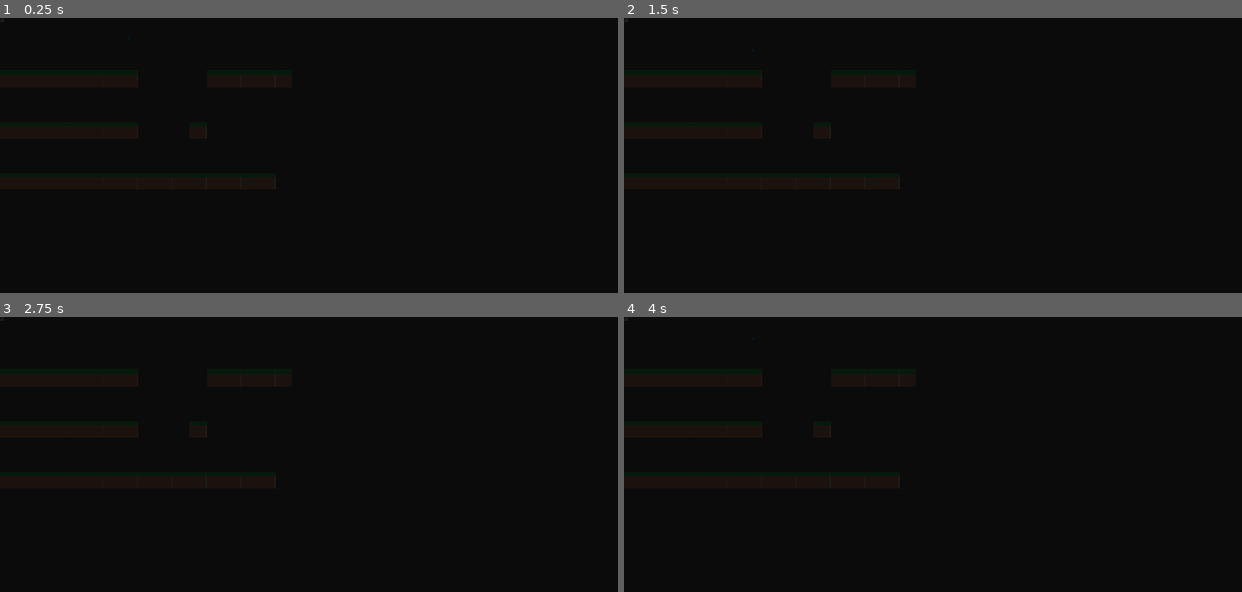
Above: before the commit, frames 1-4 (two rows, left to right).
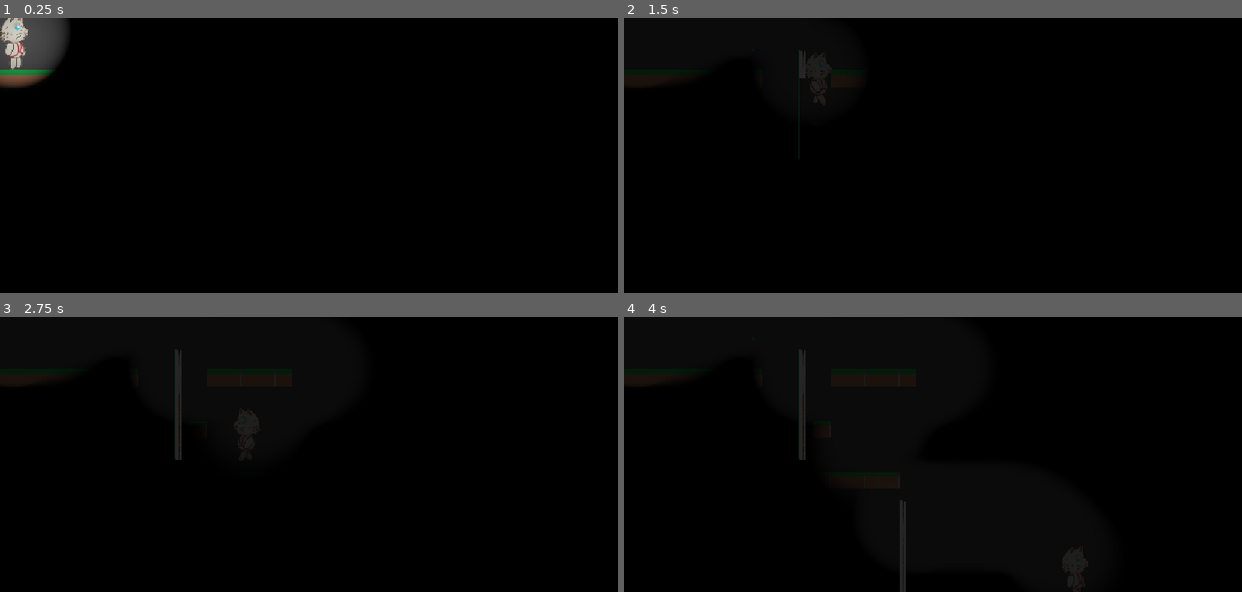
Above: after the commit, the same moments.

Repository: Mad2F/GameJam_2025
Game: Godot game, scene res://Game/Levels/Level0.tscn
Same seed, same stepped clock (60 frames per second), same inputs: the game is played once before the commit and once after it. Sound files missing from this copy of the repository are replaced by a short silence.
Inputs (mouse positions are in pixels of both pictures, inside the frame that each line leads up to):
- Up to frame 1 (0.25 s): no input
- Up to frame 2 (1.5 s): tap Enter (enter) at 0.5 s; move the mouse to (1068, 141) at 0.52 s; hold Right (move_right) from 0.53 s (still down); tap C (climb) at 0.6, 1.35 s; tap Space (move_jump) at 0.77 s; move the mouse to (809, 169) at 1.27 s
- Up to frame 3 (2.75 s): tap Space (move_jump) at 1.52 s; move the mouse to (370, 394) at 2.02 s; release Right (move_right) at 2.03 s; hold Left (move_left) from 2.03 s (still down); hold Enter (enter) from 2.03 s (still down); tap C (climb) at 2.3 s
- Up to frame 4 (4 s): move the mouse to (902, 509) at 2.77 s; release Left (move_left) at 2.78 s; release Enter (enter) at 2.78 s; hold Right (move_right) from 2.78 s (still down); tap C (climb) at 2.85, 3.6 s; tap Space (move_jump) at 3.02, 3.77 s; move the mouse to (1118, 495) at 3.52 s

The runs differ from the first frame. In frame 1, 8.2% of the frame differs, in the area x 0-48%, y 0-63%; in frame 2, 5.3%; in frame 3, 4.8%; in frame 4, 4.4%.
Error before the commit: Parse Error: Could not preload resource file "res://Game/player.tscn". (res://Game/LevelsComponents/PlayerPhysics.gd:3)
Error after the commit: Attempt to call function 'stop' in base 'null instance' on a null instance. (res://Game/player.gd:129)

Commit message:
svp faites que ça marche

Diff:
--- a/Game/player.tscn
+++ b/Game/player.tscn
@@ -1,133 +1,204 @@
-[gd_scene load_steps=27 format=3 uid="uid://cn63x1sm4k445"]
+[gd_scene load_steps=37 format=3 uid="uid://dgk3j14qj66fo"]
 
 [ext_resource type="Script" uid="uid://c6ly5svc3dstr" path="res://Game/player.gd" id="1_h4tjw"]
-[ext_resource type="Texture2D" uid="uid://bdjfc1y34e4l8" path="res://Game/resources/sprites_player/climb.JPG" id="2_0c3g1"]
-[ext_resource type="Texture2D" uid="uid://b0c4pkk782nth" path="res://Game/resources/sprites_player/idle.JPG" id="3_c5leg"]
-[ext_resource type="Texture2D" uid="uid://d3jllj8s76t5x" path="res://Game/resources/sprites_player/jump.jpg" id="4_c5leg"]
-[ext_resource type="Texture2D" uid="uid://bqvbkimvc4lxb" path="res://Game/resources/sprites_player/walk.JPG" id="4_oyrjc"]
-[ext_resource type="AudioStream" uid="uid://dvohl471wv1lt" path="res://Game/resources/audio/fall.ogg" id="6_oyrjc"]
-[ext_resource type="AudioStream" uid="uid://d2epxa4d4rxob" path="res://Game/resources/audio/step.ogg" id="7_ltdye"]
-[ext_resource type="AudioStream" uid="uid://dddhp6iit4nsk" path="res://Game/resources/audio/rope_under_tension.ogg" id="8_wxy0c"]
+[ext_resource type="Texture2D" uid="uid://bgogyjqupyml3" path="res://Game/resources/sprites_player/sprites-climbing.png" id="2_oyrjc"]
+[ext_resource type="Texture2D" uid="uid://dwhxf45jq7v74" path="res://Game/resources/sprites_player/sprites-climbing-idle.png" id="3_ltdye"]
+[ext_resource type="Texture2D" uid="uid://fqfd2lem0kw2" path="res://Game/resources/sprites_player/sprites-jump.png" id="4_wxy0c"]
+[ext_resource type="Texture2D" uid="uid://bcsb3e4n7tokm" path="res://Game/resources/sprites_player/sprite-walking.png" id="5_ltdye"]
+[ext_resource type="PackedScene" uid="uid://ddpidf15dw3w6" path="res://Game/Rope_Area.tscn" id="6_oyrjc"]
+[ext_resource type="Texture2D" uid="uid://slhbrjehhde1" path="res://Game/resources/sprites_player/sprites-idle.png" id="6_wxy0c"]
+[ext_resource type="PackedScene" uid="uid://m08mibsg58x0" path="res://Game/Objects/LightSource.tscn" id="7_ltdye"]
 
 [sub_resource type="RectangleShape2D" id="RectangleShape2D_5gpxt"]
-size = Vector2(20, 40)
-
-[sub_resource type="AtlasTexture" id="AtlasTexture_ltdye"]
-atlas = ExtResource("2_0c3g1")
-region = Rect2(2, 0, 24, 48)
+size = Vector2(49, 98)
+
+[sub_resource type="AtlasTexture" id="AtlasTexture_oah4x"]
+atlas = ExtResource("2_oyrjc")
+region = Rect2(43, 0, 160, 256)
+
+[sub_resource type="AtlasTexture" id="AtlasTexture_oyn4x"]
+atlas = ExtResource("2_oyrjc")
+region = Rect2(203, 0, 160, 256)
+
+[sub_resource type="AtlasTexture" id="AtlasTexture_55vsq"]
+atlas = ExtResource("2_oyrjc")
+region = Rect2(363, 0, 160, 256)
+
+[sub_resource type="AtlasTexture" id="AtlasTexture_uan04"]
+atlas = ExtResource("2_oyrjc")
+region = Rect2(523, 0, 160, 256)
+
+[sub_resource type="AtlasTexture" id="AtlasTexture_i0ihy"]
+atlas = ExtResource("3_ltdye")
+region = Rect2(43, 0, 160, 256)
+
+[sub_resource type="AtlasTexture" id="AtlasTexture_dgdgw"]
+atlas = ExtResource("3_ltdye")
+region = Rect2(203, 0, 160, 256)
+
+[sub_resource type="AtlasTexture" id="AtlasTexture_x8ega"]
+atlas = ExtResource("3_ltdye")
+region = Rect2(363, 0, 160, 256)
+
+[sub_resource type="AtlasTexture" id="AtlasTexture_c8p8j"]
+atlas = ExtResource("3_ltdye")
+region = Rect2(523, 0, 160, 256)
+
+[sub_resource type="AtlasTexture" id="AtlasTexture_fue66"]
+atlas = ExtResource("4_wxy0c")
+region = Rect2(10, 0, 160, 256)
+
+[sub_resource type="AtlasTexture" id="AtlasTexture_f73ik"]
+atlas = ExtResource("4_wxy0c")
+region = Rect2(170, 0, 160, 256)
+
+[sub_resource type="AtlasTexture" id="AtlasTexture_x5yi1"]
+atlas = ExtResource("4_wxy0c")
+region = Rect2(330, 0, 160, 256)
+
+[sub_resource type="AtlasTexture" id="AtlasTexture_rhdce"]
+atlas = ExtResource("4_wxy0c")
+region = Rect2(490, 0, 160, 256)
+
+[sub_resource type="AtlasTexture" id="AtlasTexture_i0ocv"]
+atlas = ExtResource("4_wxy0c")
+region = Rect2(650, 0, 160, 256)
+
+[sub_resource type="AtlasTexture" id="AtlasTexture_pnbr7"]
+atlas = ExtResource("4_wxy0c")
+region = Rect2(810, 0, 160, 256)
 
 [sub_resource type="AtlasTexture" id="AtlasTexture_wxy0c"]
-atlas = ExtResource("2_0c3g1")
-region = Rect2(26, 0, 24, 48)
-
-[sub_resource type="AtlasTexture" id="AtlasTexture_oah4x"]
-atlas = ExtResource("2_0c3g1")
-region = Rect2(50, 0, 24, 48)
-
-[sub_resource type="AtlasTexture" id="AtlasTexture_oyn4x"]
-atlas = ExtResource("2_0c3g1")
-region = Rect2(74, 0, 24, 48)
-
-[sub_resource type="AtlasTexture" id="AtlasTexture_oyrjc"]
-atlas = ExtResource("4_c5leg")
-region = Rect2(0, 0, 26, 58)
-
-[sub_resource type="AtlasTexture" id="AtlasTexture_x5yi1"]
-atlas = ExtResource("4_c5leg")
-region = Rect2(35, 0, 26, 58)
-
-[sub_resource type="AtlasTexture" id="AtlasTexture_rhdce"]
-atlas = ExtResource("4_c5leg")
-region = Rect2(105, 0, 26, 58)
-
-[sub_resource type="AtlasTexture" id="AtlasTexture_x8ega"]
-atlas = ExtResource("4_oyrjc")
-region = Rect2(0, 0, 24, 50)
-
-[sub_resource type="AtlasTexture" id="AtlasTexture_c8p8j"]
-atlas = ExtResource("4_oyrjc")
-region = Rect2(24, 0, 24, 50)
-
-[sub_resource type="AtlasTexture" id="AtlasTexture_fue66"]
-atlas = ExtResource("4_oyrjc")
-region = Rect2(48, 0, 24, 50)
-
-[sub_resource type="AtlasTexture" id="AtlasTexture_f73ik"]
-atlas = ExtResource("4_oyrjc")
-region = Rect2(72, 0, 24, 50)
-
-[sub_resource type="AtlasTexture" id="AtlasTexture_55vsq"]
-atlas = ExtResource("3_c5leg")
-region = Rect2(1, 0, 24, 50)
-
-[sub_resource type="AtlasTexture" id="AtlasTexture_uan04"]
-atlas = ExtResource("3_c5leg")
-region = Rect2(25, 0, 24, 50)
-
-[sub_resource type="AtlasTexture" id="AtlasTexture_i0ihy"]
-atlas = ExtResource("3_c5leg")
-region = Rect2(49, 0, 24, 50)
-
-[sub_resource type="AtlasTexture" id="AtlasTexture_dgdgw"]
-atlas = ExtResource("3_c5leg")
-region = Rect2(73, 0, 24, 50)
+atlas = ExtResource("5_ltdye")
+region = Rect2(32, 0, 169, 256)
+
+[sub_resource type="AtlasTexture" id="AtlasTexture_q3p0d"]
+atlas = ExtResource("5_ltdye")
+region = Rect2(201, 0, 169, 256)
+
+[sub_resource type="AtlasTexture" id="AtlasTexture_qg03y"]
+atlas = ExtResource("5_ltdye")
+region = Rect2(370, 0, 169, 256)
+
+[sub_resource type="AtlasTexture" id="AtlasTexture_wmwp3"]
+atlas = ExtResource("5_ltdye")
+region = Rect2(539, 0, 169, 256)
+
+[sub_resource type="AtlasTexture" id="AtlasTexture_yu7p2"]
+atlas = ExtResource("5_ltdye")
+region = Rect2(708, 0, 169, 256)
+
+[sub_resource type="AtlasTexture" id="AtlasTexture_jd2lv"]
+atlas = ExtResource("5_ltdye")
+region = Rect2(877, 0, 169, 256)
+
+[sub_resource type="AtlasTexture" id="AtlasTexture_1v02h"]
+atlas = ExtResource("5_ltdye")
+region = Rect2(1046, 0, 169, 256)
+
+[sub_resource type="AtlasTexture" id="AtlasTexture_8uqo0"]
+atlas = ExtResource("5_ltdye")
+region = Rect2(1215, 0, 169, 256)
+
+[sub_resource type="AtlasTexture" id="AtlasTexture_47pij"]
+atlas = ExtResource("6_wxy0c")
+region = Rect2(42, 0, 160, 256)
+
+[sub_resource type="AtlasTexture" id="AtlasTexture_vwljm"]
+atlas = ExtResource("6_wxy0c")
+region = Rect2(202, 0, 160, 256)
+
+[sub_resource type="AtlasTexture" id="AtlasTexture_dc5xv"]
+atlas = ExtResource("6_wxy0c")
+region = Rect2(362, 0, 160, 256)
+
+[sub_resource type="AtlasTexture" id="AtlasTexture_n07e0"]
+atlas = ExtResource("6_wxy0c")
+region = Rect2(522, 0, 160, 256)
 
 [sub_resource type="SpriteFrames" id="SpriteFrames_5gpxt"]
 animations = [{
 "frames": [{
 "duration": 1.0,
-"texture": SubResource("AtlasTexture_ltdye")
-}, {
+"texture": SubResource("AtlasTexture_oah4x")
+}, {
+"duration": 1.0,
+"texture": SubResource("AtlasTexture_oyn4x")
+}, {
+"duration": 1.0,
+"texture": SubResource("AtlasTexture_55vsq")
+}, {
+"duration": 1.0,
+"texture": SubResource("AtlasTexture_uan04")
+}],
+"loop": true,
+"name": &"Climb",
+"speed": 5.0
+}, {
+"frames": [{
+"duration": 1.0,
+"texture": SubResource("AtlasTexture_i0ihy")
+}, {
+"duration": 1.0,
+"texture": SubResource("AtlasTexture_dgdgw")
+}, {
+"duration": 1.0,
+"texture": SubResource("AtlasTexture_x8ega")
+}, {
+"duration": 1.0,
+"texture": SubResource("AtlasTexture_c8p8j")
+}],
+"loop": true,
+"name": &"Climb_Idle",
+"speed": 5.0
+}, {
+"frames": [{
+"duration": 1.0,
+"texture": SubResource("AtlasTexture_fue66")
+}, {
+"duration": 1.0,
+"texture": SubResource("AtlasTexture_f73ik")
+}, {
+"duration": 1.0,
+"texture": SubResource("AtlasTexture_x5yi1")
+}, {
+"duration": 1.0,
+"texture": SubResource("AtlasTexture_rhdce")
+}, {
+"duration": 1.0,
+"texture": SubResource("AtlasTexture_i0ocv")
+}, {
+"duration": 1.0,
+"texture": SubResource("AtlasTexture_pnbr7")
+}],
+"loop": true,
+"name": &"Jump",
+"speed": 5.0
+}, {
+"frames": [{
 "duration": 1.0,
 "texture": SubResource("AtlasTexture_wxy0c")
 }, {
 "duration": 1.0,
-"texture": SubResource("AtlasTexture_oah4x")
-}, {
-"duration": 1.0,
-"texture": SubResource("AtlasTexture_oyn4x")
-}],
-"loop": true,
-"name": &"Climb",
-"speed": 15.0
-}, {
-"frames": [{
-"duration": 1.0,
-"texture": SubResource("AtlasTexture_ltdye")
-}],
-"loop": true,
-"name": &"Climb_Idle",
-"speed": 5.0
-}, {
-"frames": [{
-"duration": 1.0,
-"texture": SubResource("AtlasTexture_oyrjc")
-}, {
-"duration": 1.0,
-"texture": SubResource("AtlasTexture_x5yi1")
-}, {
-"duration": 1.0,
-"texture": SubResource("AtlasTexture_x5yi1")
-}, {
-"duration": 1.0,
-"texture": SubResource("AtlasTexture_rhdce")
-}],
-"loop": true,
-"name": &"Jump",
-"speed": 5.0
-}, {
-"frames": [{
-"duration": 1.0,
-"texture": SubResource("AtlasTexture_x8ega")
-}, {
-"duration": 1.0,
-"texture": SubResource("AtlasTexture_c8p8j")
-}, {
-"duration": 1.0,
-"texture": SubResource("AtlasTexture_fue66")
-}, {
-"duration": 1.0,
-"texture": SubResource("AtlasTexture_f73ik")
+"texture": SubResource("AtlasTexture_q3p0d")
+}, {
+"duration": 1.0,
+"texture": SubResource("AtlasTexture_qg03y")
+}, {
+"duration": 1.0,
+"texture": SubResource("AtlasTexture_wmwp3")
+}, {
+"duration": 1.0,
+"texture": SubResource("AtlasTexture_yu7p2")
+}, {
+"duration": 1.0,
+"texture": SubResource("AtlasTexture_jd2lv")
+}, {
+"duration": 1.0,
+"texture": SubResource("AtlasTexture_1v02h")
+}, {
+"duration": 1.0,
+"texture": SubResource("AtlasTexture_8uqo0")
 }],
 "loop": true,
 "name": &"Walk",
@@ -135,56 +206,42 @@
 }, {
 "frames": [{
 "duration": 1.0,
-"texture": SubResource("AtlasTexture_55vsq")
-}, {
-"duration": 1.0,
-"texture": SubResource("AtlasTexture_uan04")
-}, {
-"duration": 1.0,
-"texture": SubResource("AtlasTexture_i0ihy")
-}, {
-"duration": 1.0,
-"texture": SubResource("AtlasTexture_dgdgw")
+"texture": SubResource("AtlasTexture_47pij")
+}, {
+"duration": 1.0,
+"texture": SubResource("AtlasTexture_vwljm")
+}, {
+"duration": 1.0,
+"texture": SubResource("AtlasTexture_dc5xv")
+}, {
+"duration": 1.0,
+"texture": SubResource("AtlasTexture_n07e0")
 }],
 "loop": true,
 "name": &"Walk_Idle",
 "speed": 5.0
 }]
 
-[sub_resource type="RectangleShape2D" id="RectangleShape2D_c5leg"]
-size = Vector2(20, 117)
-
 [node name="Player" type="CharacterBody2D"]
+collision_layer = 2
+collision_mask = 3
 script = ExtResource("1_h4tjw")
 
 [node name="CollisionShape2D" type="CollisionShape2D" parent="."]
-position = Vector2(13, 22)
+position = Vector2(27.5, 51)
 shape = SubResource("RectangleShape2D_5gpxt")
 
 [node name="Animation" type="AnimatedSprite2D" parent="."]
-position = Vector2(12, 24)
+position = Vector2(27, 52)
+scale = Vector2(0.5, 0.5)
 sprite_frames = SubResource("SpriteFrames_5gpxt")
-animation = &"Climb_Idle"
-
-[node name="left" type="Area2D" parent="."]
-
-[node name="CollisionShape2D" type="CollisionShape2D" parent="left"]
-position = Vector2(-10, 106.5)
-shape = SubResource("RectangleShape2D_c5leg")
-
-[node name="right" type="Area2D" parent="."]
-
-[node name="CollisionShape2D" type="CollisionShape2D" parent="right"]
-position = Vector2(-10, 106.5)
-shape = SubResource("RectangleShape2D_c5leg")
-
-[node name="Fall" type="AudioStreamPlayer" parent="."]
-stream = ExtResource("6_oyrjc")
-bus = &"SFX Jump Bus"
-
-[node name="Step" type="AudioStreamPlayer" parent="."]
-stream = ExtResource("7_ltdye")
-
-[node name="RopeUnderTension" type="AudioStreamPlayer" parent="."]
-stream = ExtResource("8_wxy0c")
-bus = &"SFX Bus"
+animation = &"Walk_Idle"
+
+[node name="left" parent="." instance=ExtResource("6_oyrjc")]
+position = Vector2(-12, 101)
+
+[node name="right" parent="." instance=ExtResource("6_oyrjc")]
+position = Vector2(65, 100)
+
+[node name="LightSource" parent="." instance=ExtResource("7_ltdye")]
+offset = Vector2(20, 30)
--- a/Game/rope.tscn
+++ b/Game/rope.tscn
@@ -74,4 +74,3 @@
 
 [node name="Rope" type="AudioStreamPlayer" parent="."]
 stream = ExtResource("9_skrkf")
-bus = &"SFX Bus"
Not shown: 1 places in Game/rope.tscn that only renumber resources
